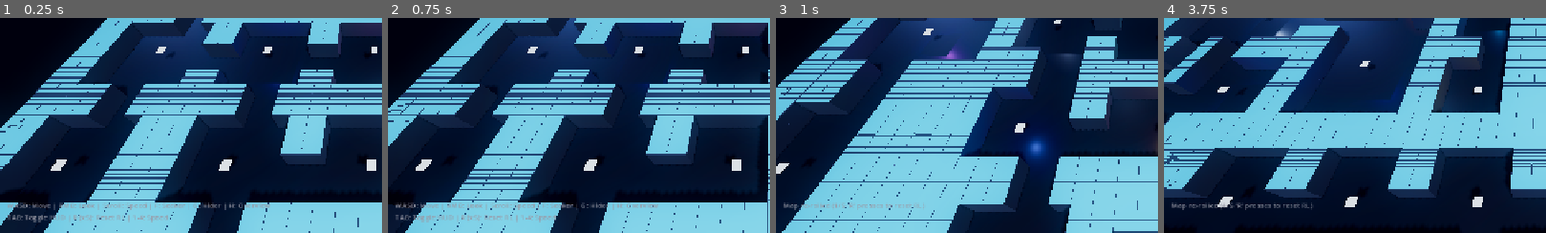
Above: before the commit, frames 1-4 (left to right).
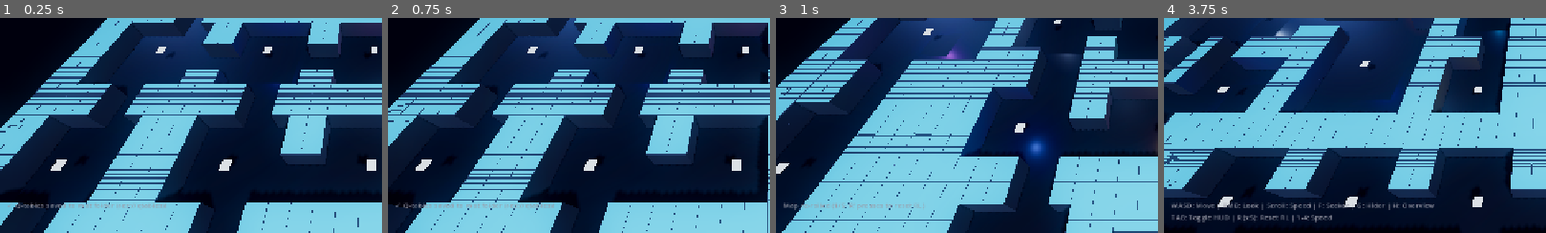
Above: after the commit, the same moments.

Repository: Vikalp-Sharma/HdnS
Game: Godot game, scene res://scenes/main.tscn
Same seed, same stepped clock (60 frames per second), same inputs: the game is played once before the commit and once after it.
Inputs (mouse positions are % of the whole screen's width and height, from its top left):
- Up to frame 1 (0.25 s): no input
- Up to frame 2 (0.75 s): tap Enter at 0.5 s; move the mouse to (72, 45) at 0.52 s; hold D from 0.53 s (still down); tap K at 0.6 s; click (72, 45) at 0.67 s
- Up to frame 3 (1 s): keep holding D; tap Space at 0.77 s; tap R at 0.8 s
- Up to frame 4 (3.75 s): move the mouse to (30, 55) at 1.27 s; release D at 1.28 s; hold S 1.28-2.03 s; tap R at 1.35, 2.3, 2.85 s; tap Space at 1.52, 3.02 s; tap K at 1.55, 2.1, 3.05 s; move the mouse to (60, 28) at 2.02 s; hold D 2.03-2.78 s; move the mouse to (45, 70) at 2.77 s; hold W 2.78-3.53 s; click (45, 70) at 2.92 s; move the mouse to (80, 65) at 3.52 s; hold A from 3.53 s (still down); tap C at 3.6 s
The pictures show only the part of the screen within x 0-50%, y 50-100%; the shares and areas given below are measured in that part.

The runs differ from the first frame. In frame 1, 1.0% of the frame differs, in the area x 2-71%, y 85-96%; in frame 2, 0.9%; in frame 3, nothing differs; in frame 4, 1.5%.

Commit message:
Add files via upload

Diff:
--- a/project.godot
+++ b/project.godot
@@ -23,8 +23,8 @@
 
 window/size/viewport_width=1280
 window/size/viewport_height=720
+window/subwindows/embed_subwindows=false
 window/stretch/mode="canvas_items"
-window/subwindows/embed_subwindows=false
 
 [rendering]
 
--- a/scripts/ai_agent.gd
+++ b/scripts/ai_agent.gd
@@ -513,6 +513,27 @@
 	match_losses = 0
 
 
+## Save both hider and seeker brains to a directory.
+func save_agent_qtables(base_dir: String) -> void:
+	DirAccess.make_dir_recursive_absolute(base_dir)
+	var safe_name := agent_name.replace(" ", "_").replace("(", "").replace(")", "").to_lower()
+	if hider_brain:
+		hider_brain.save_brain(base_dir.path_join("%s_hider_brain.json" % safe_name))
+	if seeker_brain:
+		seeker_brain.save_brain(base_dir.path_join("%s_seeker_brain.json" % safe_name))
+
+
+## Load both hider and seeker brains from a directory.
+func load_agent_qtables(base_dir: String) -> void:
+	var safe_name := agent_name.replace(" ", "_").replace("(", "").replace(")", "").to_lower()
+	var hider_path := base_dir.path_join("%s_hider_brain.json" % safe_name)
+	var seeker_path := base_dir.path_join("%s_seeker_brain.json" % safe_name)
+	if hider_brain and FileAccess.file_exists(hider_path):
+		hider_brain.load_brain(hider_path)
+	if seeker_brain and FileAccess.file_exists(seeker_path):
+		seeker_brain.load_brain(seeker_path)
+
+
 # ── Private Helpers ──
 
 func _action_to_direction(action: int) -> Vector2i:
--- a/scripts/hud.gd
+++ b/scripts/hud.gd
@@ -169,7 +169,7 @@
 	# Controls help (bottom-left)
 	_controls_label = Label.new()
 	_controls_label.name = "ControlsLabel"
-	_controls_label.text = "WASD: Move | RMB: Look | Scroll: Speed | F: Seeker | G: Hider | H: Overview\nTAB: Toggle HUD | R (x5): Reset RL | 1-4: Speed"
+	_controls_label.text = "WASD: Move | RMB: Look | Scroll: Speed | F: Seeker | G: Hider | H: Overview\nTAB: Toggle HUD | K: Save Q-Tables | R (x5): Reset RL | 1-4: Speed"
 	_controls_label.add_theme_font_size_override("font_size", 12)
 	_controls_label.add_theme_color_override("font_color", Color(0.6, 0.6, 0.65))
 	_controls_label.anchor_left = 0.0
--- a/scripts/main.gd
+++ b/scripts/main.gd
@@ -43,6 +43,10 @@
 	_setup_agent_windows()
 	_setup_reset_dialog()
 
+	# Automatically load existing Q-tables from root folder if available, or export initial models
+	load_all_qtables()
+	export_all_qtables()
+
 	# Start the first episode
 	turn_manager.start_episode()
 
@@ -61,13 +65,16 @@
 	print("  TAB          : Toggle HUD")
 	print("  1/2/3/4      : Sim speed (1x/5x/20x/100x)")
 	print("  R            : New map (press 5x to delete RL data)")
+	print("  K            : Save Q-tables to root folder")
 	print("  P            : Pause/Resume")
 	print("═══════════════════════════════════════════")
 
 
 func _unhandled_input(event: InputEvent) -> void:
 	if event is InputEventKey and event.pressed:
-		if event.keycode == KEY_R:
+		if event.keycode == KEY_K:
+			export_all_qtables()
+		elif event.keycode == KEY_R:
 			var now := Time.get_ticks_msec() / 1000.0
 			# If more than 4 seconds elapsed since last R press, reset count
 			if now - _last_r_press_time > 4.0:
@@ -84,6 +91,50 @@
 				if hud:
 					hud.show_toast("Map re-rolled (%d/5 'R' presses to reset RL)" % _r_press_count)
 				_regenerate_map()
+
+
+## Load existing neural Q-tables from res://qtables in the root project folder.
+func load_all_qtables() -> void:
+	var root_dir := ProjectSettings.globalize_path("res://qtables")
+	if not DirAccess.dir_exists_absolute(root_dir):
+		return
+
+	var target_agents: Array = [hider_agent, seeker_agent]
+	for a in target_agents:
+		if a != null and is_instance_valid(a):
+			a.load_agent_qtables(root_dir)
+
+
+## Export all neural brains / Q-tables to root project folder (res://qtables).
+func export_all_qtables() -> void:
+	var root_dir := ProjectSettings.globalize_path("res://qtables")
+	DirAccess.make_dir_recursive_absolute(root_dir)
+
+	var target_agents: Array = [hider_agent, seeker_agent]
+	for a in target_agents:
+		if a != null and is_instance_valid(a):
+			a.save_agent_qtables(root_dir)
+
+	if hud:
+		hud.show_toast("✓ Q-tables saved to root folder (res://qtables)!")
+	print("═══════════════════════════════════════════")
+	print("  ✓ Q-TABLES SAVED IN ROOT FOLDER:")
+	print("  Path: %s" % root_dir)
+	print("═══════════════════════════════════════════")
+
+
+func _delete_saved_qtables() -> void:
+	var root_dir := ProjectSettings.globalize_path("res://qtables")
+	if DirAccess.dir_exists_absolute(root_dir):
+		var dir := DirAccess.open(root_dir)
+		if dir:
+			dir.list_dir_begin()
+			var file_name := dir.get_next()
+			while file_name != "":
+				if not dir.current_is_dir() and file_name.ends_with(".json"):
+					dir.remove(file_name)
+				file_name = dir.get_next()
+			dir.list_dir_end()
 
 
 func _setup_reset_dialog() -> void:
@@ -104,6 +155,7 @@
 	print("═══════════════════════════════════════════")
 	if turn_manager:
 		turn_manager.reset_all_rl()
+	_delete_saved_qtables()
 	_cached_q_grid.clear()
 	_regenerate_map()
 	if hud:
@@ -359,6 +411,9 @@
 	if seeker_window and seeker_agent:
 		seeker_window.set_thought_data(seeker_agent.get_thoughts())
 
+	# Persist Q-tables to disk automatically
+	export_all_qtables()
+
 	# When round ends: restart, swap roles, and randomize map WITHOUT resetting Q-tables
 	call_deferred("_restart_with_new_map")
 
--- a/scripts/neural_network.gd
+++ b/scripts/neural_network.gd
@@ -152,6 +152,58 @@
 			best_val = q_vals[i]
 			best = i
 	return best
+
+
+## Export weights and biases to a Dictionary for serialization.
+func export_data() -> Dictionary:
+	return {
+		"layer_sizes": Array(layer_sizes),
+		"learning_rate": learning_rate,
+		"weights": weights,
+		"biases": biases
+	}
+
+
+## Import weights and biases from a Dictionary.
+func import_data(data: Dictionary) -> bool:
+	if not data.has("weights") or not data.has("biases"):
+		return false
+	weights = data["weights"]
+	biases = data["biases"]
+	if data.has("learning_rate"):
+		learning_rate = data["learning_rate"]
+	if data.has("layer_sizes"):
+		layer_sizes = PackedInt32Array(data["layer_sizes"])
+	return true
+
+
+## Save network parameters to JSON file.
+func save_to_json(filepath: String) -> bool:
+	var file := FileAccess.open(filepath, FileAccess.WRITE)
+	if file == null:
+		push_error("Failed to open file for writing: %s" % filepath)
+		return false
+	var json_str := JSON.stringify(export_data(), "\t")
+	file.store_string(json_str)
+	file.close()
+	return true
+
+
+## Load network parameters from JSON file.
+func load_from_json(filepath: String) -> bool:
+	if not FileAccess.file_exists(filepath):
+		push_warning("File does not exist: %s" % filepath)
+		return false
+	var file := FileAccess.open(filepath, FileAccess.READ)
+	if file == null:
+		return false
+	var content := file.get_as_text()
+	file.close()
+	var test_json_conv := JSON.new()
+	var err := test_json_conv.parse(content)
+	if err != OK:
+		return false
+	return import_data(test_json_conv.data)
 
 
 # ── Internal helpers ──
--- a/scripts/rl_brain.gd
+++ b/scripts/rl_brain.gd
@@ -190,3 +190,53 @@
 	policy_net = NeuralNetwork.new(arch, LEARNING_RATE)
 	target_net = NeuralNetwork.new(arch, LEARNING_RATE)
 	target_net.copy_weights_from(policy_net)
+
+
+## Export complete brain state to Dictionary.
+func export_brain_data() -> Dictionary:
+	return {
+		"is_hider": is_hider,
+		"epsilon": epsilon,
+		"total_steps": total_steps,
+		"state_size": state_size,
+		"action_count": action_count,
+		"policy_net": policy_net.export_data(),
+		"target_net": target_net.export_data(),
+		"loss_history": loss_history.duplicate(),
+		"reward_history": total_reward_history.duplicate()
+	}
+
+
+## Save brain parameters to JSON file.
+func save_brain(filepath: String) -> bool:
+	var file := FileAccess.open(filepath, FileAccess.WRITE)
+	if file == null:
+		push_error("Failed to open file for writing: %s" % filepath)
+		return false
+	var json_str := JSON.stringify(export_brain_data(), "\t")
+	file.store_string(json_str)
+	file.close()
+	return true
+
+
+## Load brain parameters from JSON file.
+func load_brain(filepath: String) -> bool:
+	if not FileAccess.file_exists(filepath):
+		push_warning("File does not exist: %s" % filepath)
+		return false
+	var file := FileAccess.open(filepath, FileAccess.READ)
+	if file == null:
+		return false
+	var content := file.get_as_text()
+	file.close()
+	var parser := JSON.new()
+	if parser.parse(content) != OK:
+		return false
+	var data: Dictionary = parser.data
+	if data.has("epsilon"): epsilon = data["epsilon"]
+	if data.has("total_steps"): total_steps = data["total_steps"]
+	if data.has("policy_net"): policy_net.import_data(data["policy_net"])
+	if data.has("target_net"): target_net.import_data(data["target_net"])
+	if data.has("loss_history"): loss_history = data["loss_history"]
+	if data.has("reward_history"): total_reward_history = data["reward_history"]
+	return true
Not shown, changed: README.md
